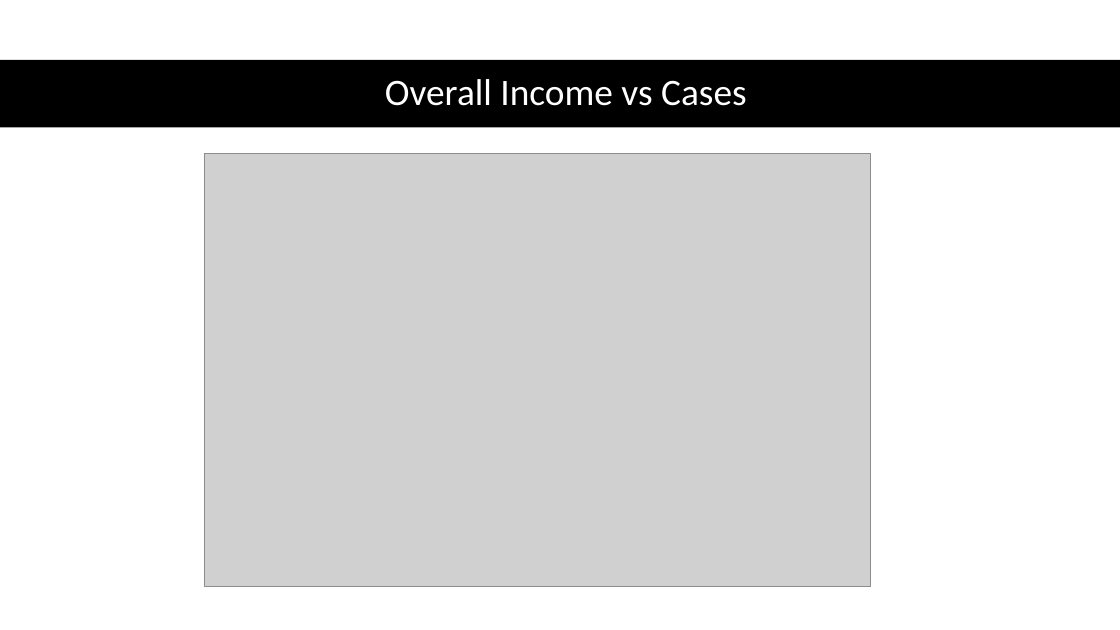
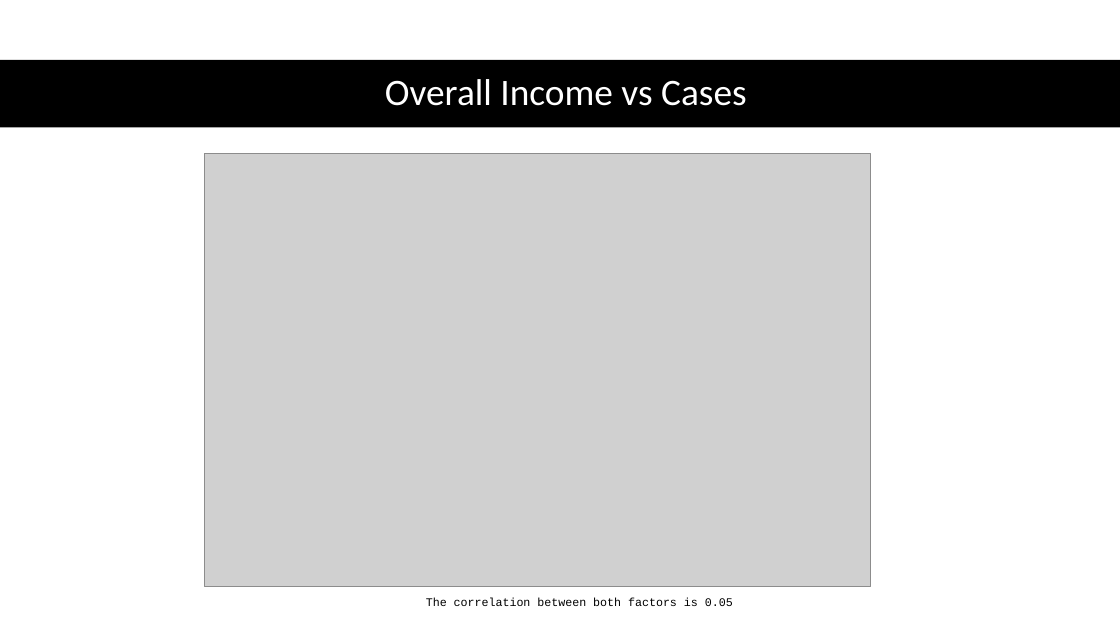
Before and after one commit to SamClements94/Project-1, a slide deck: slide 9 of Effects of Income Level on Disease Rates.pptx. Drawn at 1120x630 pixels with LibreOffice and Linux fonts; fonts in the diff are those of the drawing; grey boxes stand for pictures. Boxes give left, top, right and bottom in pixels: in the first picture for what was removed or moved away, otherwise in the second. Text is boxed around its words. In the diff, an @@ line names an element or a change of style, - is before the commit and + after.

```diff
--- a/Effects of Income Level on Disease Rates.pptx
+++ b/Effects of Income Level on Disease Rates.pptx
@@ text added at [426, 597, 733, 606], 10 pt, text #000000 @@
+The correlation between both factors is 0.05
```
Also in this commit, not shown: 4 other slides changed.
